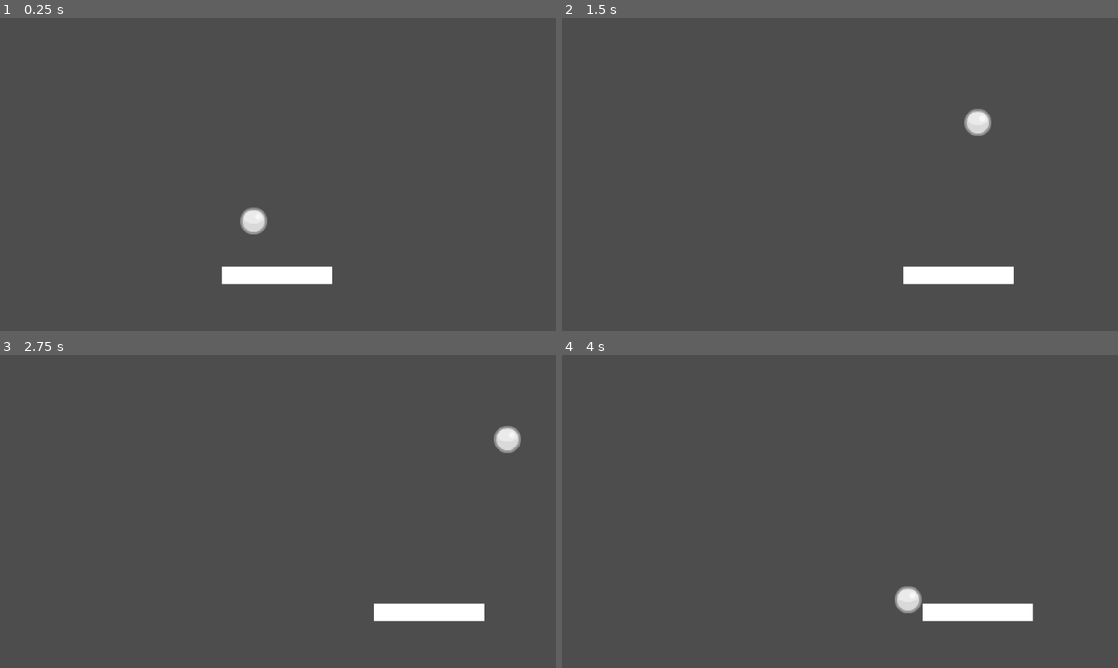
Above: before the commit, frames 1-4 (two rows, left to right).
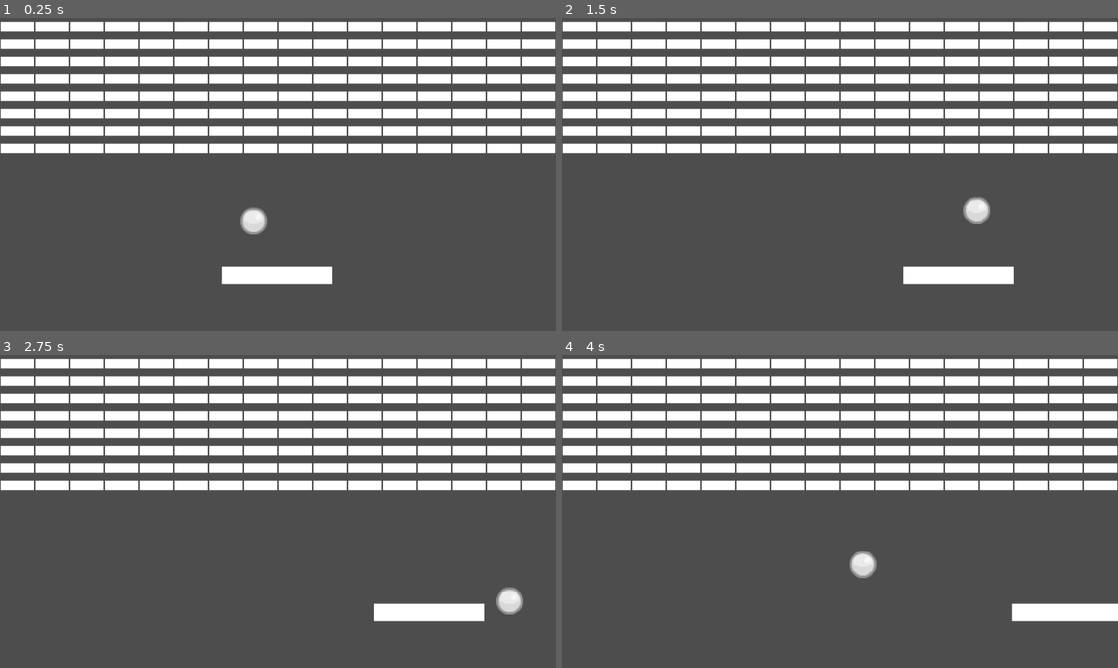
Above: after the commit, the same moments.

Repository: coreypowerdejong/breakout
Game: Godot game, scene res://scenes/game.tscn
Same seed, same stepped clock (60 frames per second), same inputs: the game is played once before the commit and once after it. The project has no main scene, so this scene is started directly.
Inputs:
- Up to frame 1 (0.25 s): no input
- Up to frame 2 (1.5 s): hold Right (move_right) 0.53-1.28 s; hold Left (move_left) from 1.28 s (still down)
- Up to frame 3 (2.75 s): release Left (move_left) at 2.03 s; hold Right (move_right) from 2.03 s (still down)
- Up to frame 4 (4 s): release Right (move_right) at 3.53 s; hold Left (move_left) from 3.53 s (still down)

The runs differ from the first frame. In frame 1, 26% of the frame differs, in the area x 0-100%, y 1-44%; in frame 2, 26%; in frame 3, 26%; in frame 4, 28%, in the area x 0-100%, y 1-86%.

Commit message:
Add bricks

Diff:
--- /dev/null
+++ b/scenes/brick.tscn
@@ -0,0 +1,22 @@
+[gd_scene load_steps=2 format=3 uid="uid://cbeq8cd4v37kh"]
+
+[sub_resource type="RectangleShape2D" id="RectangleShape2D_4pvcv"]
+size = Vector2(76, 22)
+
+[node name="Brick" type="StaticBody2D"]
+
+[node name="ColorRect" type="ColorRect" parent="."]
+anchors_preset = 8
+anchor_left = 0.5
+anchor_top = 0.5
+anchor_right = 0.5
+anchor_bottom = 0.5
+offset_left = -38.0
+offset_top = -11.0
+offset_right = 38.0
+offset_bottom = 11.0
+grow_horizontal = 2
+grow_vertical = 2
+
+[node name="CollisionShape2D" type="CollisionShape2D" parent="."]
+shape = SubResource("RectangleShape2D_4pvcv")
--- a/scenes/game.tscn
+++ b/scenes/game.tscn
@@ -1,6 +1,7 @@
-[gd_scene load_steps=7 format=3 uid="uid://cm1lbsuv1sl3m"]
+[gd_scene load_steps=8 format=3 uid="uid://cm1lbsuv1sl3m"]
 
 [ext_resource type="PackedScene" uid="uid://2d1qr0dtbtxs" path="res://scenes/paddle.tscn" id="1_eymcb"]
+[ext_resource type="Script" path="res://scripts/game.gd" id="1_h85or"]
 [ext_resource type="PackedScene" uid="uid://dfd1y3ysvbkva" path="res://scenes/ball.tscn" id="2_gjs31"]
 
 [sub_resource type="WorldBoundaryShape2D" id="WorldBoundaryShape2D_pxpn5"]
@@ -12,6 +13,7 @@
 [sub_resource type="WorldBoundaryShape2D" id="WorldBoundaryShape2D_4mk84"]
 
 [node name="Game" type="Node2D"]
+script = ExtResource("1_h85or")
 
 [node name="Borders" type="Node2D" parent="."]
 metadata/_edit_group_ = true
--- a/scenes/paddle.tscn
+++ b/scenes/paddle.tscn
@@ -6,6 +6,7 @@
 size = Vector2(254, 40)
 
 [node name="Paddle" type="CharacterBody2D"]
+collision_mask = 0
 script = ExtResource("1_qs5gf")
 metadata/_edit_group_ = true
 
--- /dev/null
+++ b/scripts/game.gd
@@ -0,0 +1,16 @@
+extends Node2D
+
+var brick_scene = load("res://scenes/brick.tscn")
+
+# Called when the node enters the scene tree for the first time.
+func _ready():
+	for i in range(0, 16):
+		for j in 8:
+			var brick = brick_scene.instantiate()
+			brick.global_position = Vector2( 1280 / 32 + i*1280/16, 20 + j*40)
+			add_child(brick)
+
+
+# Called every frame. 'delta' is the elapsed time since the previous frame.
+func _process(delta):
+	pass
